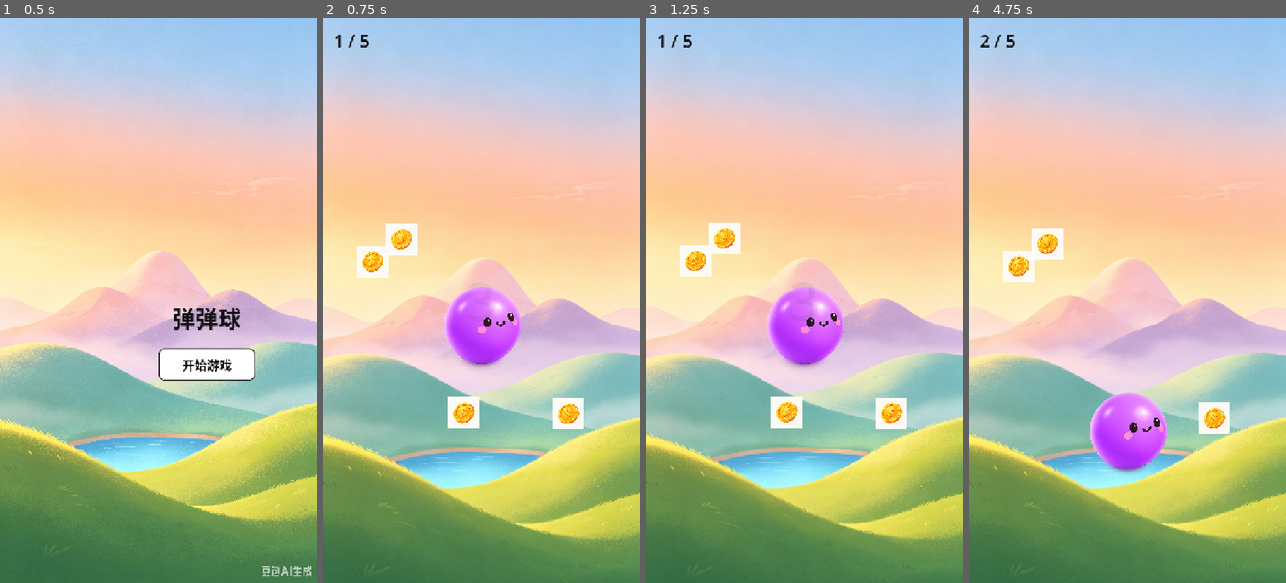
Above: before the commit, frames 1-4 (left to right).
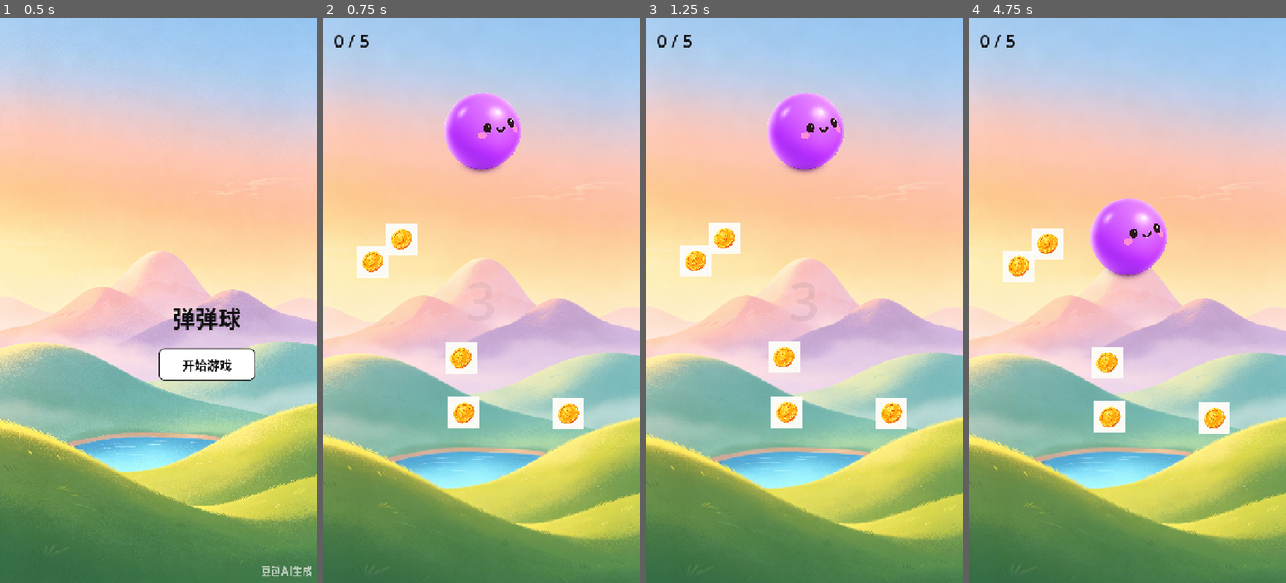
Above: after the commit, the same moments.

Repository: day-dreamer-11/bounce-line-
Game: Godot game, scene res://scenes/TrailDemo.tscn
Same seed, same stepped clock (60 frames per second), same inputs: the game is played once before the commit and once after it.
Inputs (mouse positions are in pixels of both pictures, inside the frame that each line leads up to):
- Up to frame 1 (0.5 s): no input
- Up to frame 2 (0.75 s): click "开始游戏" at 0.5 s
- Up to frame 3 (1.25 s): no input
- Up to frame 4 (4.75 s): tap Enter at 1.25 s; move the mouse to (1197, 272) at 1.27 s; click (1197, 272) at 1.42 s; drag from (1064, 328) to (1213, 419) at 2.02 s; move the mouse to (1159, 176) at 2.77 s; click (1159, 176) at 2.92 s; drag from (1111, 413) to (1019, 260) at 3.52 s; move the mouse to (1222, 385) at 4.27 s; click (1222, 385) at 4.42 s

Frame 1 is identical in both runs. In frame 2, 5.7% of the frame differs, in the area x 3-63%, y 3-63%; in frame 3, 5.6%; in frame 4, 6.0%, in the area x 3-63%, y 3-81%.

Commit message:
fix: Ball starts at top-center (360,200)
Co-Authored-By: Claude Opus 4.7 <noreply@anthropic.com>

Diff:
--- a/scenes/Ball.tscn
+++ b/scenes/Ball.tscn
@@ -6,7 +6,7 @@
 radius = 72.0
 
 [node name="Ball" type="RigidBody2D"]
-position = Vector2(360, 640)
+position = Vector2(360, 200)
 script = ExtResource("1_ball")
 
 [node name="CollisionShape2D" type="CollisionShape2D" parent="."]
